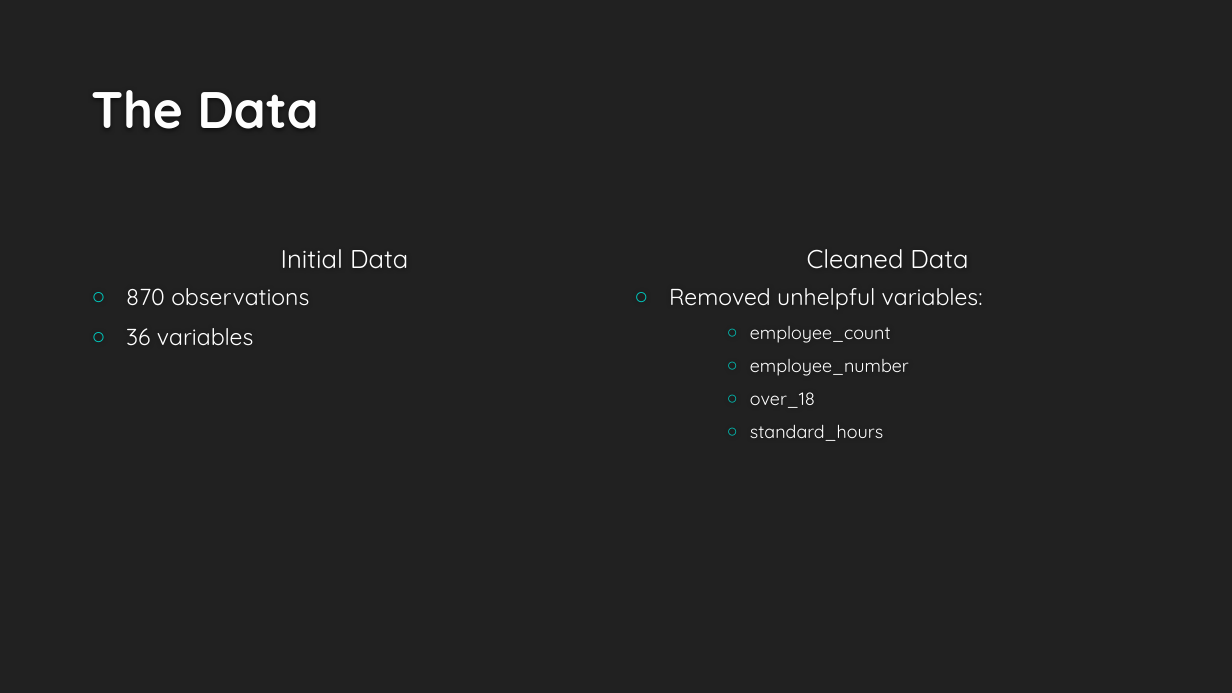
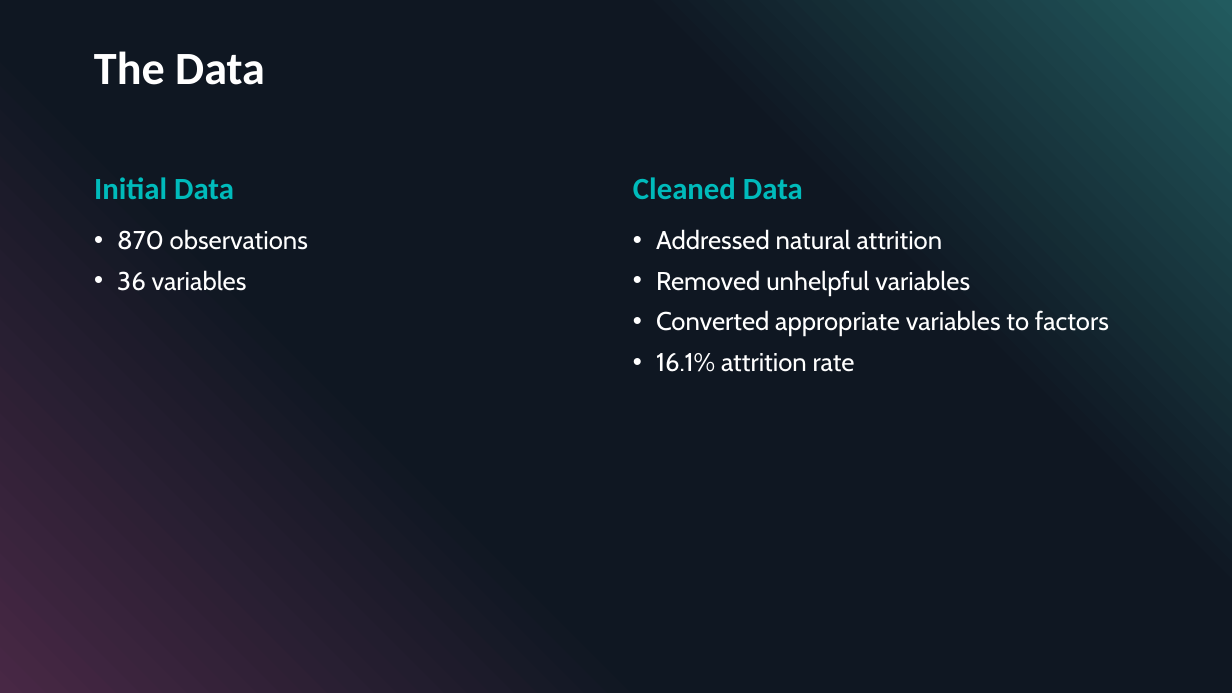
Before and after one commit to mattfarrow1/6306-project-2, a slide deck: slide 3 of docs/matt_farrow_dds_analytics.pptx. Drawn at 1232x693 pixels with LibreOffice and Linux fonts; fonts in the diff are those of the drawing; background and template pictures are left out. Boxes give left, top, right and bottom in pixels: in the first picture for what was removed or moved away, otherwise in the second. Text is boxed around its words. In the diff, an @@ line names an element or a change of style, - is before the commit and + after.

```diff
--- a/docs/matt_farrow_dds_analytics.pptx
+++ b/docs/matt_farrow_dds_analytics.pptx
@@ background #212121 to #000000 @@
@@ rectangle added at (0, 0, 1232, 693), fill gradient #482845 to #0F1722 to #225B5F @@
@@ title "The Data": place and size @@
-title "The Data" at (91, 90, 319, 129)
+title "The Data" at (94, 51, 265, 85)
@@ title "The Data" at (94, 51, 265, 85): size 40 to 36 pt, font Quicksand to Calibri, text colour #FEFEFE to #FFFFFF; line spacing 1 to 0.9; vertical alignment bottom to middle @@
@@ text "Initial Data": place and size @@
-text "Initial Data" at (281, 249, 408, 269)
+text "Initial Data" at (94, 177, 234, 199)
@@ text "Initial Data" at (94, 177, 234, 199): size 20 to 24 pt, font Quicksand to Calibri, text colour #FFFFFF to #00BBBB, bold on; alignment centre to left; line spacing 1 to 0.9 @@
@@ text "Cleaned Data" at (633, 177, 803, 199): size 20 to 24 pt, font Quicksand to Calibri, text colour #FFFFFF to #00BBBB, bold on; alignment centre to left; line spacing 1 to 0.9 @@
@@ text "Cleaned Data": place and size @@
-text "Cleaned Data" at (807, 249, 968, 269)
+text "Cleaned Data" at (633, 177, 803, 199)
@@ text "870 observations": place and size @@
-text "870 observations" at (126, 288, 309, 346)
+text "870 observations" at (117, 229, 308, 291)
@@ text "870 observations" at (117, 229, 308, 291): size 18 to 20 pt, font Quicksand to Cabin; bullet ○ to •; line spacing 1 to 0.9 @@
@@ text at (656, 229, 1109, 372): text changed; size 14 to 20 pt; font Quicksand to Cabin @@
-○ Removed unhelpful variables:
-    ○ employee_count
-    ○ employee_number
-    ○ over_18
-    ○ standard_hours
+• Addressed natural attrition
+• Removed unhelpful variables
+• Converted appropriate variables to factors
+• 16.1% attrition rate
@@ ellipse added at (82, 594, 111, 623), outline #808080 0.5 pt @@
@@ line added from (0, 609) to (81, 608), #808080 0.5 pt @@
@@ ellipse added at (1159, 603, 1170, 614), outline #808080 0.5 pt @@
@@ line added from (1170, 608) to (1232, 608), #808080 0.5 pt @@
```
Also in this commit, not shown: 2 other slides changed, 8 slides added, 1 slide removed, 20 other files.
